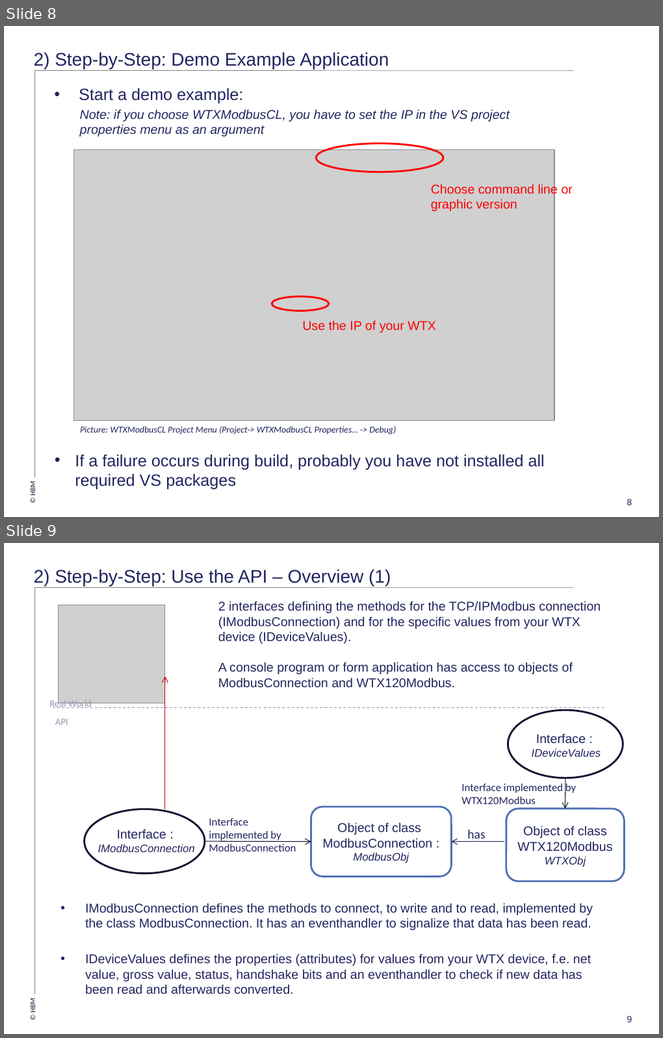
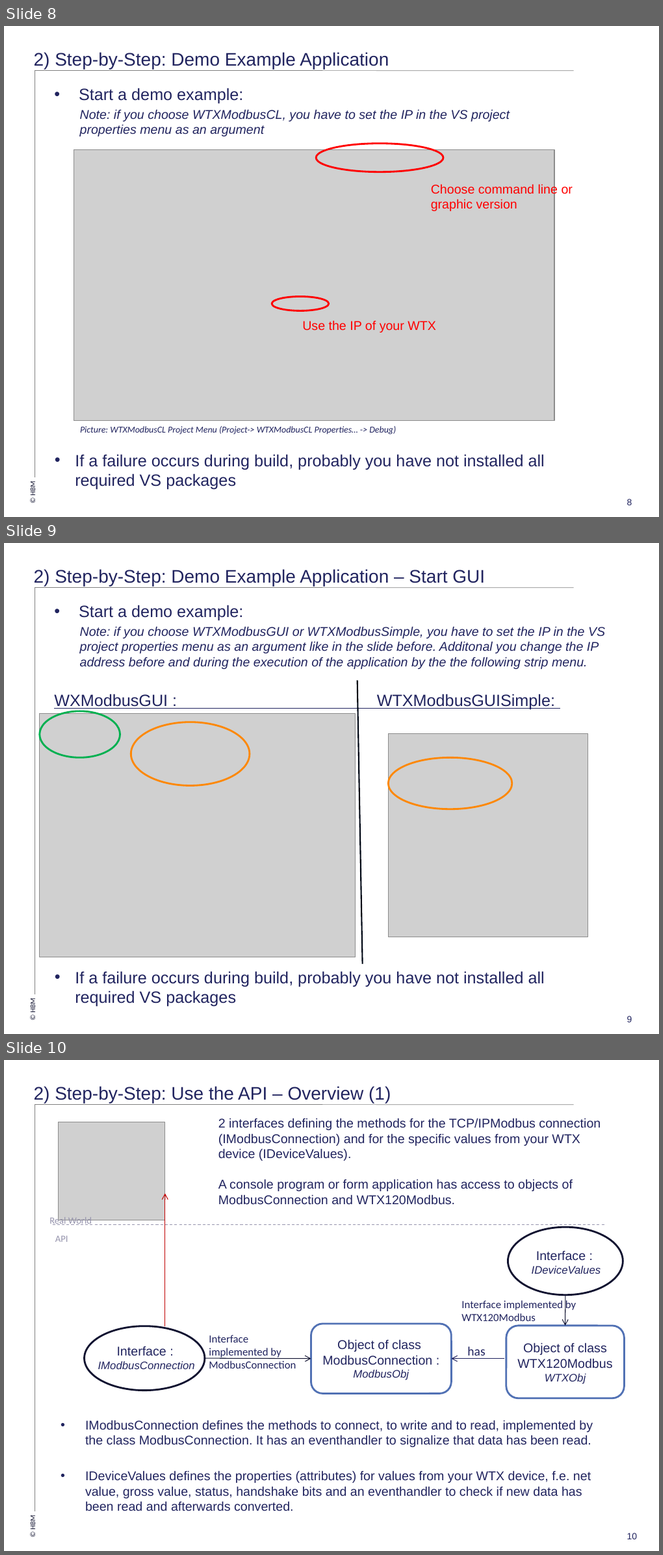
Before and after one commit to FelixHuettlatHBM/ModbusTCP_WTX, a slide deck: Doc/HowTo-WTXModbus.pptx. Shown one above the other, each under a label of ours: slides 8 and 9 before the commit, slides 8, 9 and 10 after it. The pictures are 663x1038 and 663x1555 pixels, drawn with LibreOffice and Linux fonts; fonts in the diff are those of the drawing; grey boxes stand for pictures; background and template pictures are left out. Boxes give left, top, right and bottom in pixels: in the first picture for what was removed or moved away, otherwise in the second. Text is boxed around its words. In the diff, an @@ line names an element or a change of style, - is before the commit and + after.

```diff
--- a/Doc/HowTo-WTXModbus.pptx
+++ b/Doc/HowTo-WTXModbus.pptx
@@ slide 9 added at bbox=[4, 543, 659, 1034], background #FFFFFF; not listed: 3 template elements that a slide beside it also shows @@
@@ title added at bbox=[34, 569, 485, 586], 20 pt, text #21245F @@
+2) Step-by-Step: Demo Example Application – Start GUI
@@ text added at bbox=[54, 605, 605, 710], 14 pt, text #21245F, italic @@
+• Start a demo example:
+Note: if you choose WTXModbusGUI or WTXModbusSimple, you have to set the IP in the VS project properties menu as an argument like in the slide before. Additonal you change the IP address before and during the execution of the application by the the following strip menu.
+WXModbusGUI : WTXModbusGUISimple:
@@ line added from (357, 681) to (362, 964), #000714 1.5 pt @@
@@ picture added at bbox=[39, 713, 355, 958] @@
@@ ellipse added at bbox=[39, 711, 120, 758], outline #00B050 2 pt @@
@@ ellipse added at bbox=[131, 722, 250, 786], outline #FE8806 2 pt @@
@@ picture added at bbox=[389, 733, 588, 938] @@
@@ ellipse added at bbox=[389, 758, 512, 809], outline #FE8806 2 pt @@
@@ text added at bbox=[75, 971, 545, 1007], 18 pt, text #21245F @@
+• If a failure occurs during build, probably you have not installed all required VS packages
@@ page number added at bbox=[627, 1016, 633, 1023], 10 pt, text #21245F @@
+9
@@ what was slide 9 is now slide 10 @@
@@ page number at bbox=[627, 1533, 638, 1540]: text changed @@
-9
+10
```
Also in this commit, not shown: 3 slides changed, 4 other files.
